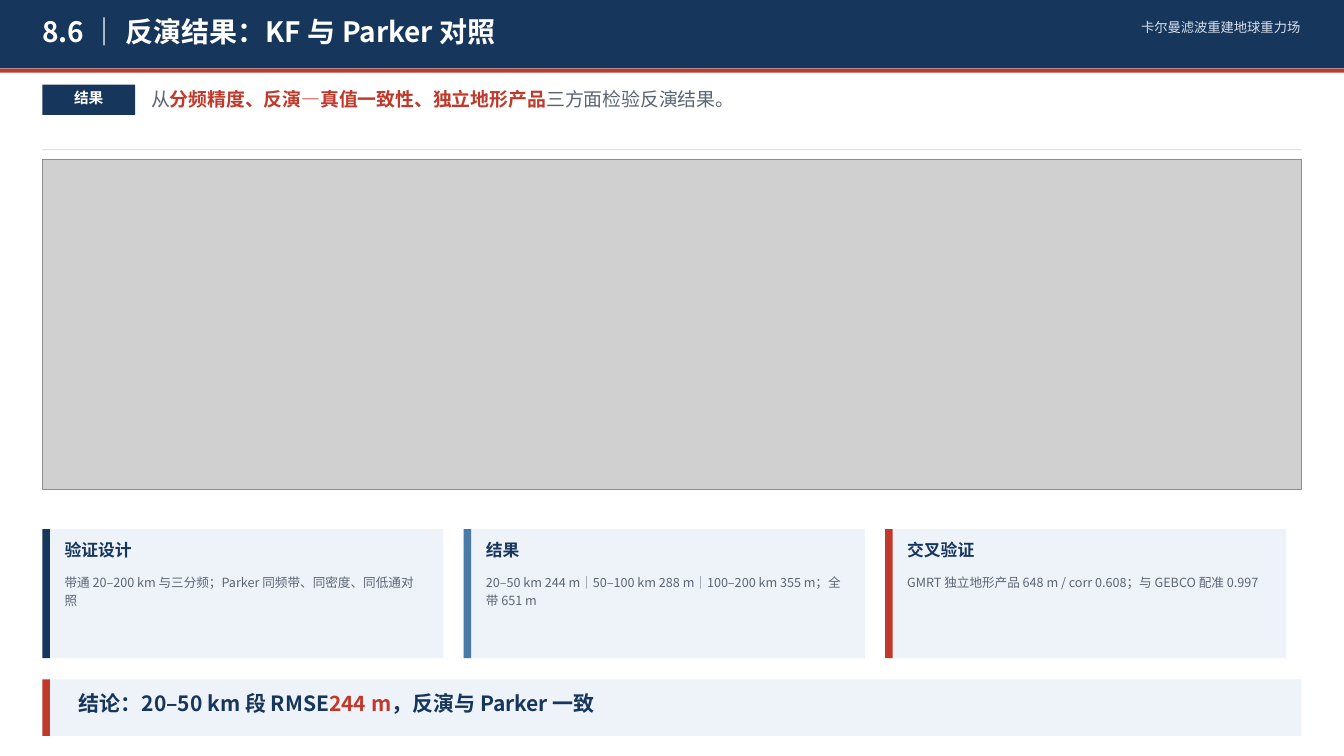
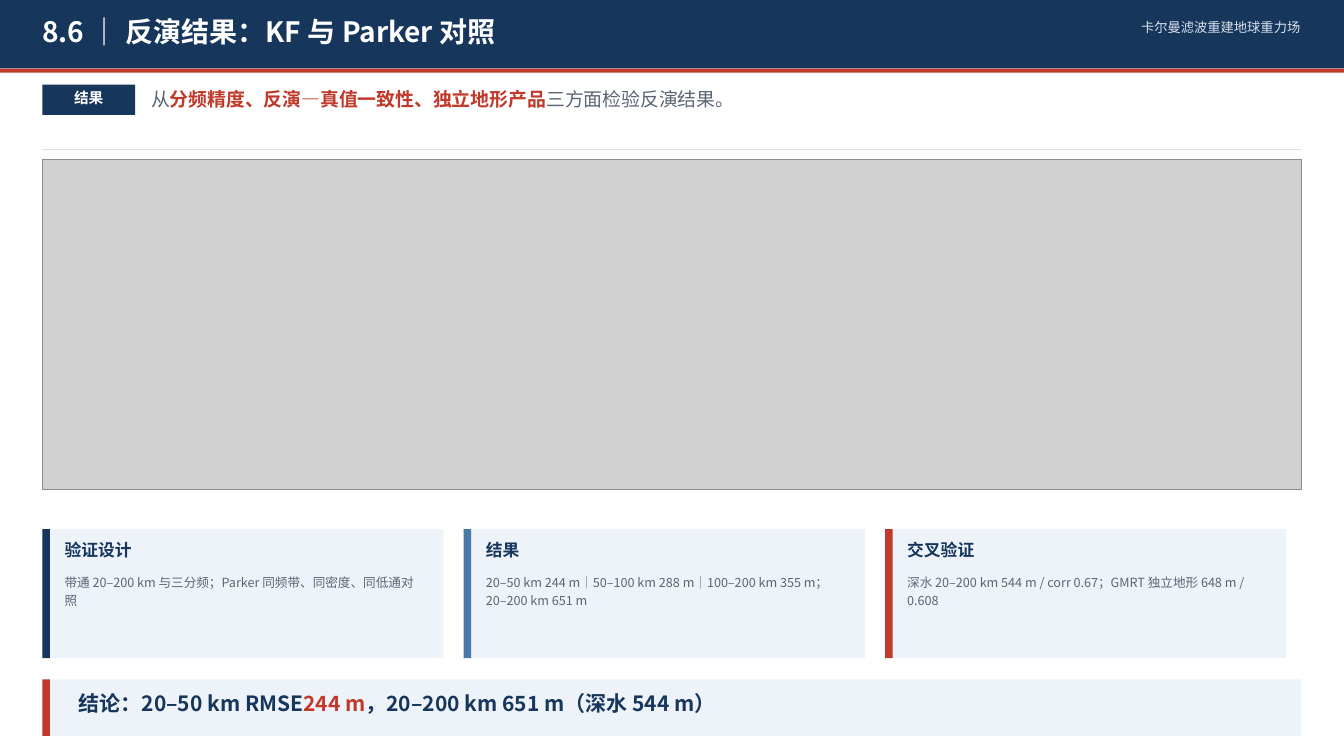
Before and after one commit to shuyunkai/kalman_gravity, a slide deck: slide 19 of ppt/卡尔曼滤波重建地球重力场_含研究内容.pptx. Drawn at 1344x756 pixels with LibreOffice and Linux fonts; fonts in the diff are those of the drawing; grey boxes stand for pictures. Boxes give left, top, right and bottom in pixels: in the first picture for what was removed or moved away, otherwise in the second. Text is boxed around its words. In the diff, an @@ line names an element or a change of style, - is before the commit and + after.

Commit message:
fix: 8.6 按 20-200 km 口径报数
- 主报 20-200 km 651 m, 深水 544 m
- 分频 244/288/355 m

```diff
--- a/ppt/卡尔曼滤波重建地球重力场_含研究内容.pptx
+++ b/ppt/卡尔曼滤波重建地球重力场_含研究内容.pptx
@@ text at [486, 576, 828, 605]: text changed @@
-20–50 km 244 m｜50–100 km 288 m｜100–200 km 355 m；全带 651 m
+20–50 km 244 m｜50–100 km 288 m｜100–200 km 355 m；20–200 km 651 m
@@ text at [907, 576, 1237, 605]: text changed @@
-GMRT 独立地形产品 648 m / corr 0.608；与 GEBCO 配准 0.997
+深水 20–200 km 544 m / corr 0.67；GMRT 独立地形 648 m / 0.608
@@ text at [79, 693, 715, 714]: text changed @@
-结论：20–50 km 段 RMSE244 m，反演与 Parker 一致
+结论：20–50 km RMSE244 m，20–200 km 651 m（深水 544 m）
```
Also in this commit, not shown: 2 other files.
